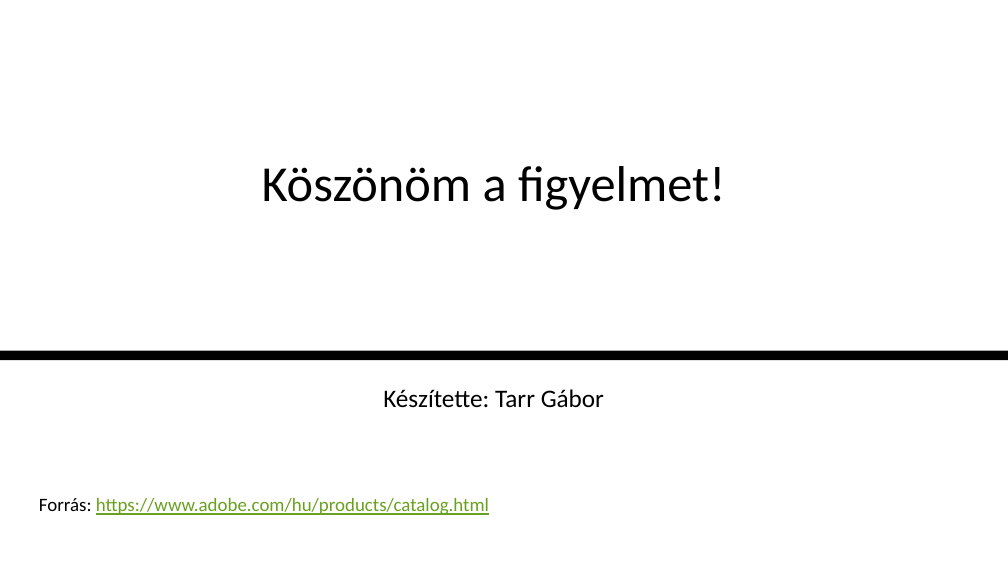
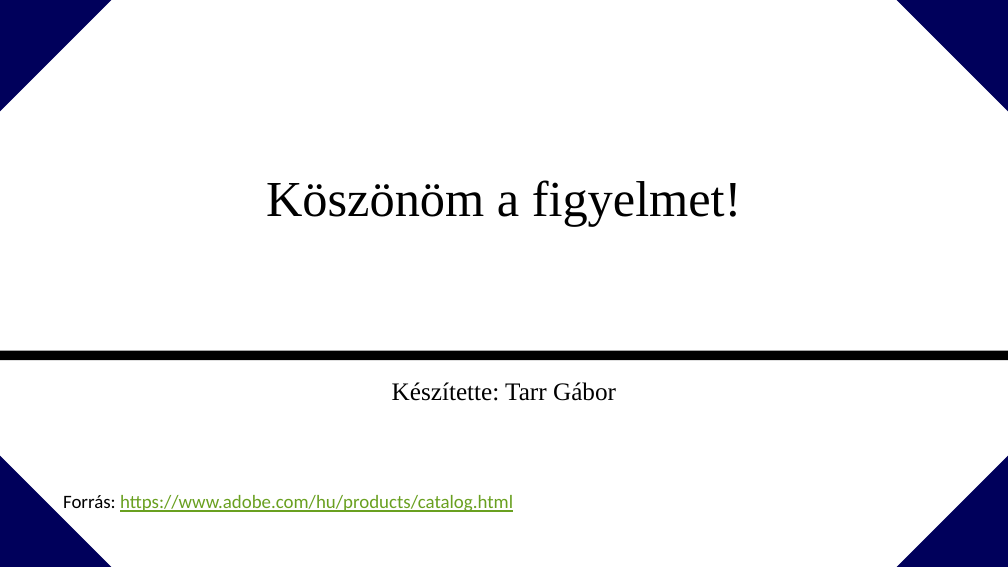
Before and after one commit to tarrgabor/paprika, a slide deck: slide 9 of beadandóTG.pptx. Drawn at 1008x567 pixels with LibreOffice and Linux fonts; fonts in the diff are those of the drawing. Boxes give left, top, right and bottom in pixels: in the first picture for what was removed or moved away, otherwise in the second. Text is boxed around its words. In the diff, an @@ line names an element or a change of style, - is before the commit and + after.

Commit message:
ppt

```diff
--- a/beadandóTG.pptx
+++ b/beadandóTG.pptx
@@ right triangle added at (0,0,111,111), fill #00005B @@
@@ right triangle added at (897,0,1008,111), fill #00005B @@
@@ text "Köszönöm a figyelmet!": place and size @@
-text "Köszönöm a figyelmet!" at (262,166,725,210)
+text "Köszönöm a figyelmet!" at (266,180,742,226)
@@ text "Köszönöm a figyelmet!" at (266,180,742,226): font Calibri to Times New Roman; alignment left to centre @@
@@ text "Készítette: Tarr Gábor" at (392,382,616,401): font Calibri to Times New Roman; alignment left to centre @@
@@ text "Készítette: Tarr Gábor": place and size @@
-text "Készítette: Tarr Gábor" at (383,389,604,407)
+text "Készítette: Tarr Gábor" at (392,382,616,401)
@@ right triangle added at (0,456,111,567), fill #00005B @@
@@ right triangle added at (897,456,1008,567), fill #00005B @@
@@ text "Forrás: https://www.adobe.com/hu/products/catalog.html": place and size @@
-text "Forrás: https://www.adobe.com/hu/products/catalog.html" at (39,498,489,515)
+text "Forrás: https://www.adobe.com/hu/products/catalog.html" at (63,495,513,512)
```
Also in this commit, not shown: 7 other slides changed, 1 slide added, 1 slide removed.
